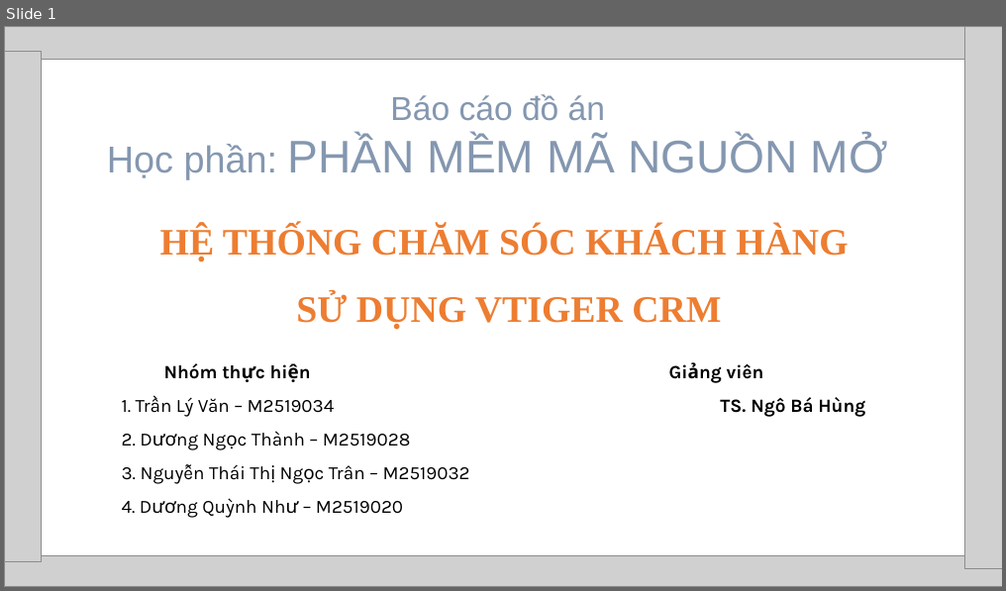
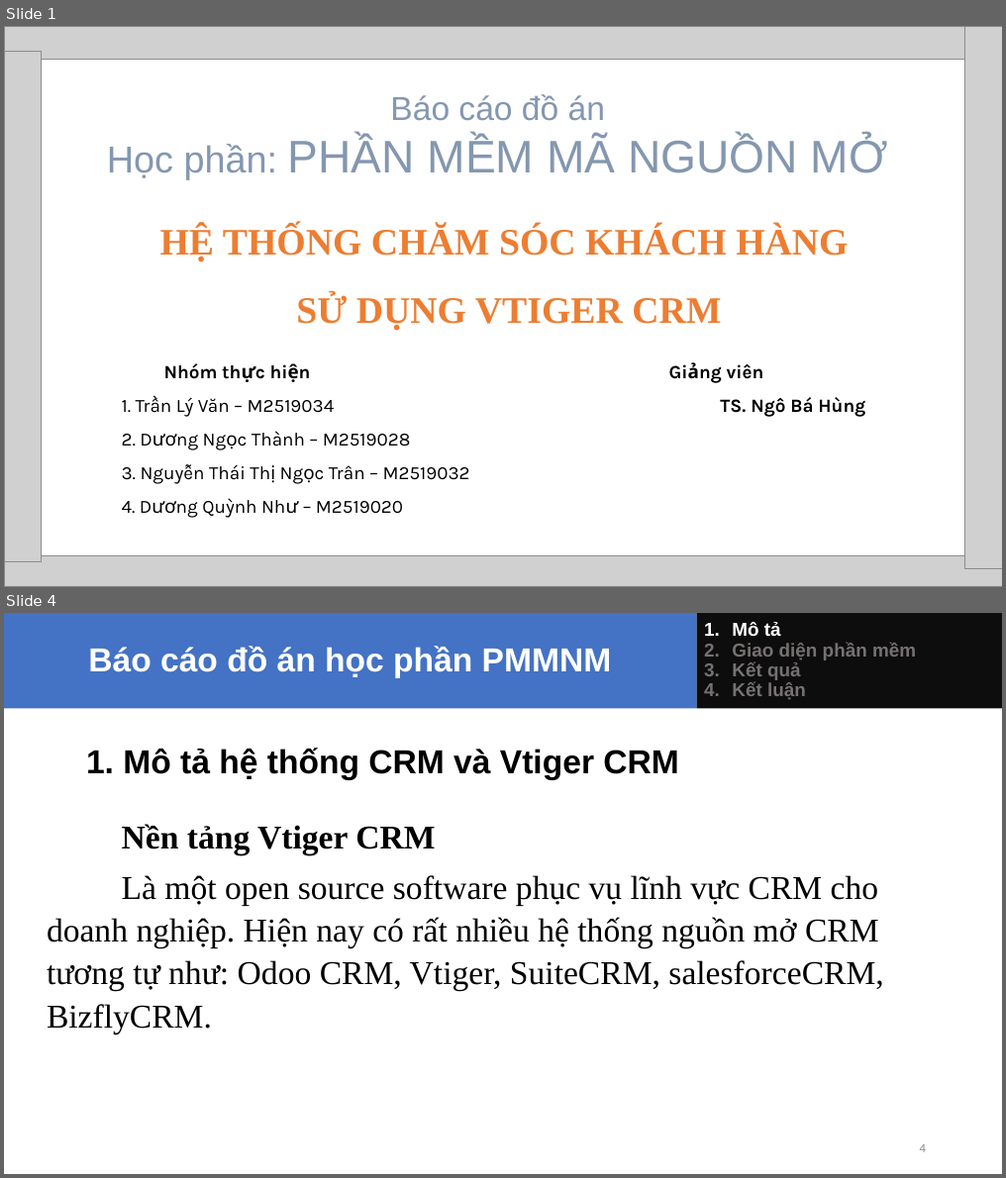
Before and after one commit to tranlyvan/CTH604_Nhom2_CRM, a slide deck: BaoCao/Bao cao Nhom (PMNM).pptx. Shown one above the other, each under a label of ours: slide 1 before the commit, slides 1 and 4 after it; the slides between them are not shown. The pictures are 1006x591 and 1006x1178 pixels, drawn with LibreOffice and Linux fonts; fonts in the diff are those of the drawing; grey boxes stand for pictures. Boxes give left, top, right and bottom in pixels: in the first picture for what was removed or moved away, otherwise in the second. Text is boxed around its words. In the diff, an @@ line names an element or a change of style, - is before the commit and + after.

```diff
--- a/BaoCao/Bao cao Nhom (PMNM).pptx
+++ b/BaoCao/Bao cao Nhom (PMNM).pptx
@@ slide 4 added at <box>4,613,1002,1174</box>, background #FFFFFF @@
@@ rectangle added at <box>4,613,696,709</box>, fill #4472C4, 32 pt, text #FFFFFF, bold @@
+Báo cáo đồ án học phần PMMNM
@@ rectangle added at <box>697,613,1002,709</box>, fill #0D0D0D, 18 pt, text #767171, bold @@
+1. Mô tả
+2. Giao diện phần mềm
+3. Kết quả
+4. Kết luận
@@ text added at <box>86,748,679,780</box>, 32 pt, text #000000, bold @@
+1. Mô tả hệ thống CRM và Vtiger CRM
@@ text added at <box>47,824,883,1034</box>, 32 pt, text #000000 @@
+Nền tảng Vtiger CRM
+Là một open source software phục vụ lĩnh vực CRM cho doanh nghiệp. Hiện nay có rất nhiều hệ thống nguồn mở CRM tương tự như: Odoo CRM, Vtiger, SuiteCRM, salesforceCRM, BizflyCRM.
@@ page number added at <box>920,1145,926,1153</box>, 12 pt, text #8B8B8B @@
+4
```
Also in this commit, not shown: 9 other slides added.
